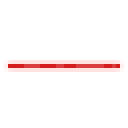
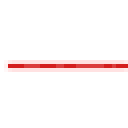
Layer changes from the first 128×128 image to the second:
painted on "Layer 5" over [120, 64, 128, 68]
